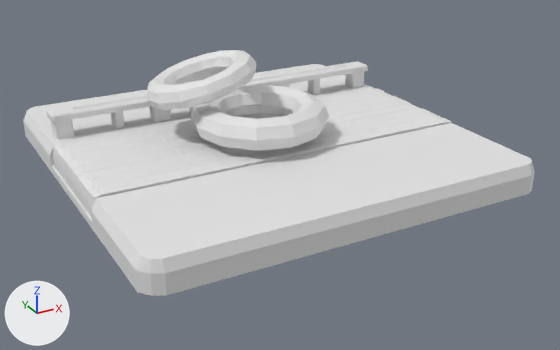
An edit to the glTF model assets/tiles/models/4.glb, drawn before and after from the same camera.
One viewpoint serves both versions: a camera (50 mm lens) standing at (-0.854, -1.664, 0.773) and looking at (0.015, -0.085, -0.017). Arrows for +X, +Y and +Z are at lower left; the lights stay in place. The picture after the commit comes second. Materials are left out; every surface is plain grey. Where no turn or scale is listed for an object, it has been applied to the vertices. Vertices at exactly the same position are counted once.

Names of what the first picture shows: 'tripo_mesh_ab301069-c697-4235-8315-409b69be03f3'.
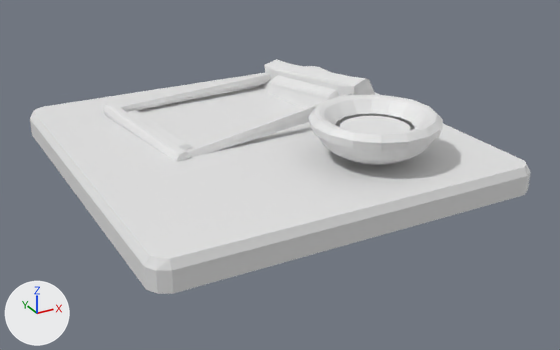
Location of each change, [x1, y1, x2, y2] in pixels of the pictures (560 x 350 px):
'tripo_mesh_ab301069-c697-4235-8315-409b69be03f3', reshaped: before [23, 50, 535, 296]; after [30, 59, 530, 294]
part 1 of me_tripo_mesh_ab301069_c697_4235_8315_409b69be03f3, rebuilt (26% wider, 79% taller): before [53, 88, 451, 215]; after [30, 66, 530, 294]
part 2 of me_tripo_mesh_ab301069_c697_4235_8315_409b69be03f3, added: after [318, 113, 431, 165]
part 3 of me_tripo_mesh_ab301069_c697_4235_8315_409b69be03f3, added: after [308, 95, 443, 151]
part 4 of me_tripo_mesh_ab301069_c697_4235_8315_409b69be03f3, added: after [259, 59, 375, 109]
part 5 of me_tripo_mesh_ab301069_c697_4235_8315_409b69be03f3, added: after [103, 102, 193, 162]
part 6 of me_tripo_mesh_ab301069_c697_4235_8315_409b69be03f3, added: after [119, 73, 271, 112]
part 7 of me_tripo_mesh_ab301069_c697_4235_8315_409b69be03f3, added: after [186, 93, 351, 157]
part 8 of me_tripo_mesh_ab301069_c697_4235_8315_409b69be03f3, deleted: before [47, 50, 368, 140]
part 9 of me_tripo_mesh_ab301069_c697_4235_8315_409b69be03f3, deleted: before [23, 64, 535, 296]

Edits to the bpy script that builds the scene:
```text
Change me_tripo_mesh_ab301069_c697_4235_8315_409b69be03f3:
    used by ob_tripo_mesh_ab301069_c697_4235_8315_409b69be03f3; location = (0.0, 0.0, 0.0)
    remove me_tripo_mesh_ab301069_c697_4235_8315_409b69be03f3.from_pydata(...)  # 989 vertices, 1859 faces; spans x -0.496..0.496, y -0.5..0.5, z 0.0..0.275
    add me_tripo_mesh_ab301069_c697_4235_8315_409b69be03f3.from_pydata(...)  # 1015 vertices, 1886 faces; spans x -0.479..0.479, y -0.5..0.5, z 0.0..0.182
    me_tripo_mesh_ab301069_c697_4235_8315_409b69be03f3 part 1: the loose piece of 406 vertices spanning x -0.489..0.489, y -0.18..0.165, z 0.021..0.078 is rebuilt with 36 vertices and now spans x -0.479..0.479, y -0.5..0.5, z 0.0..0.068
    me_tripo_mesh_ab301069_c697_4235_8315_409b69be03f3 part 2: a new loose piece of 706 vertices spanning x 0.021..0.318, y -0.416..-0.119, z 0.068..0.152
    me_tripo_mesh_ab301069_c697_4235_8315_409b69be03f3 part 3: a new loose piece of 96 vertices spanning x 0.013..0.326, y -0.424..-0.112, z 0.144..0.178
    me_tripo_mesh_ab301069_c697_4235_8315_409b69be03f3 part 4: a new loose piece of 45 vertices spanning x 0.17..0.331, y -0.041..0.384, z 0.049..0.182
    me_tripo_mesh_ab301069_c697_4235_8315_409b69be03f3 part 5: a new loose piece of 42 vertices spanning x -0.306..-0.184, y -0.072..0.334, z 0.037..0.101
    me_tripo_mesh_ab301069_c697_4235_8315_409b69be03f3 part 6: a new loose piece of 15 vertices spanning x -0.275..0.222, y 0.305..0.369, z 0.068..0.109
    me_tripo_mesh_ab301069_c697_4235_8315_409b69be03f3 part 7: a new loose piece of 14 vertices spanning x -0.225..0.268, y -0.062..-0.008, z 0.062..0.144
    me_tripo_mesh_ab301069_c697_4235_8315_409b69be03f3 part 8: 7 loose pieces with 427 vertices, spanning x -0.474..0.473, y -0.072..0.25, z 0.06..0.275, are deleted
    me_tripo_mesh_ab301069_c697_4235_8315_409b69be03f3 part 9
    156 vertices are removed from x -0.496..0.496, y -0.5..0.5, z 0.0..0.172
    298 faces are deleted
    other edits to the shape of me_tripo_mesh_ab301069_c697_4235_8315_409b69be03f3 do not show in these pictures
```
